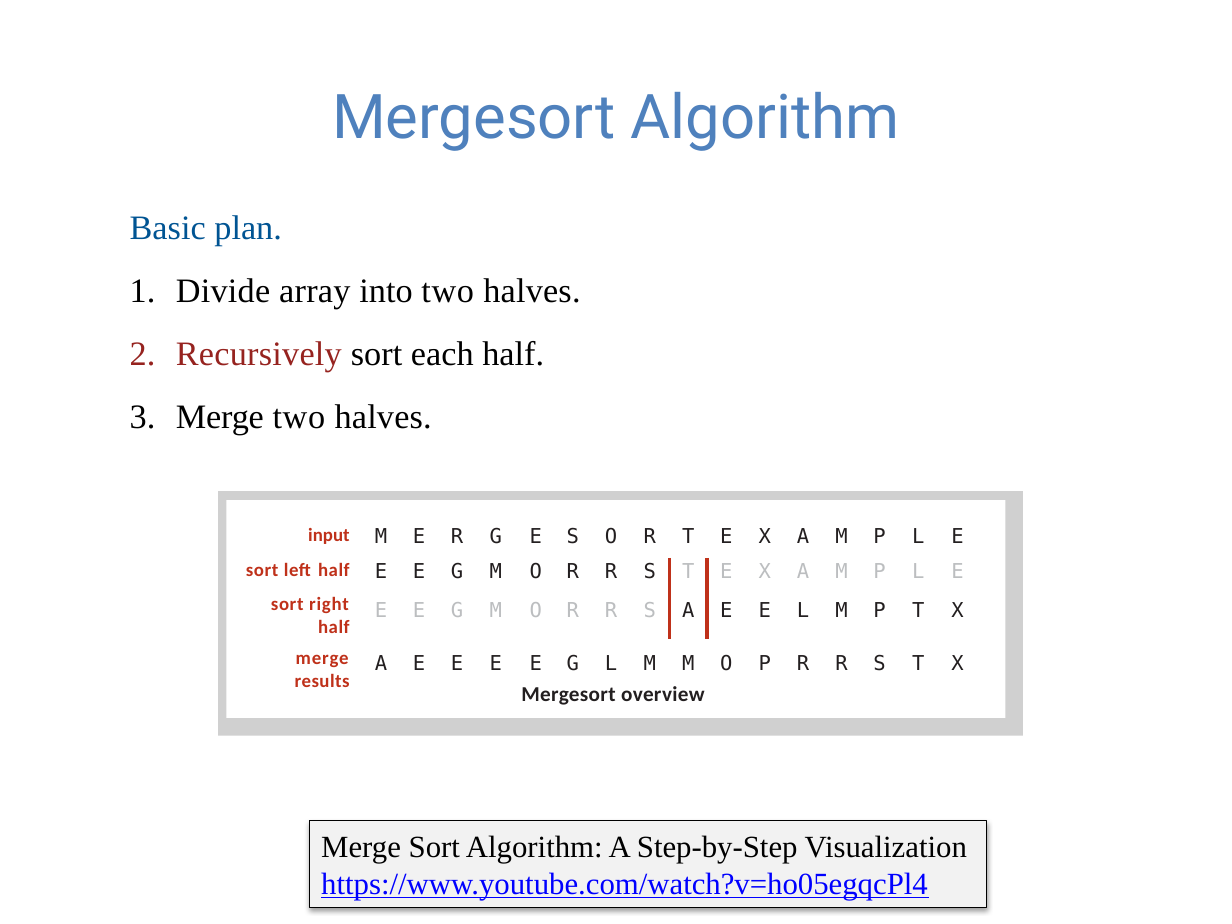
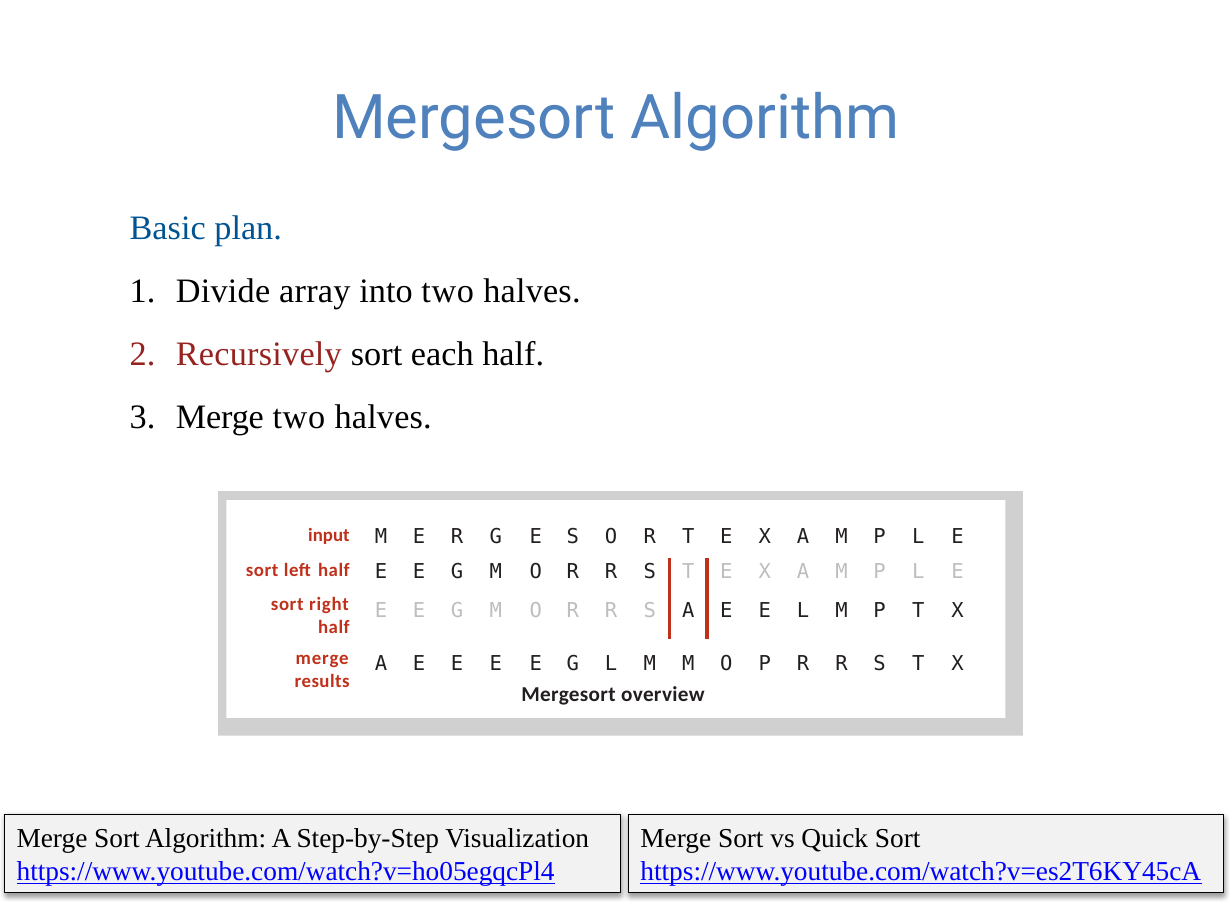
Before and after one commit to guhofstra/CSC111Fa25, a slide deck: slide 27 of PPTs/Lecture 13-sorting algorithms.pptx (slide 26 before the commit). Drawn at 1232x924 pixels with LibreOffice and Linux fonts; fonts in the diff are those of the drawing; grey boxes stand for pictures. Boxes give left, top, right and bottom in pixels: in the first picture for what was removed or moved away, otherwise in the second. Text is boxed around its words. In the diff, an @@ line names an element or a change of style, - is before the commit and + after.

```diff
--- a/PPTs/Lecture 13-sorting algorithms.pptx
+++ b/PPTs/Lecture 13-sorting algorithms.pptx
@@ rectangle "Merge Sort Algorithm: A Step-by-Step ...": place and size @@
-rectangle "Merge Sort Algorithm: A Step-by-Step ..." at <box>309,821,987,908</box>
+rectangle "Merge Sort Algorithm: A Step-by-Step ..." at <box>5,814,621,893</box>
@@ rectangle "Merge Sort Algorithm: A Step-by-Step ..." at <box>5,814,621,893</box>: size 18 to 16 pt @@
@@ rectangle added at <box>628,814,1223,893</box>, fill #F2F2F2, outline #000000 0.5 pt, 16 pt, text #0000FF, underline @@
+Merge Sort vs Quick Sort
+https://www.youtube.com/watch?v=es2T6KY45cA
```
Also in this commit, not shown: 4 other slides changed, 1 slide added, 2 other files.
